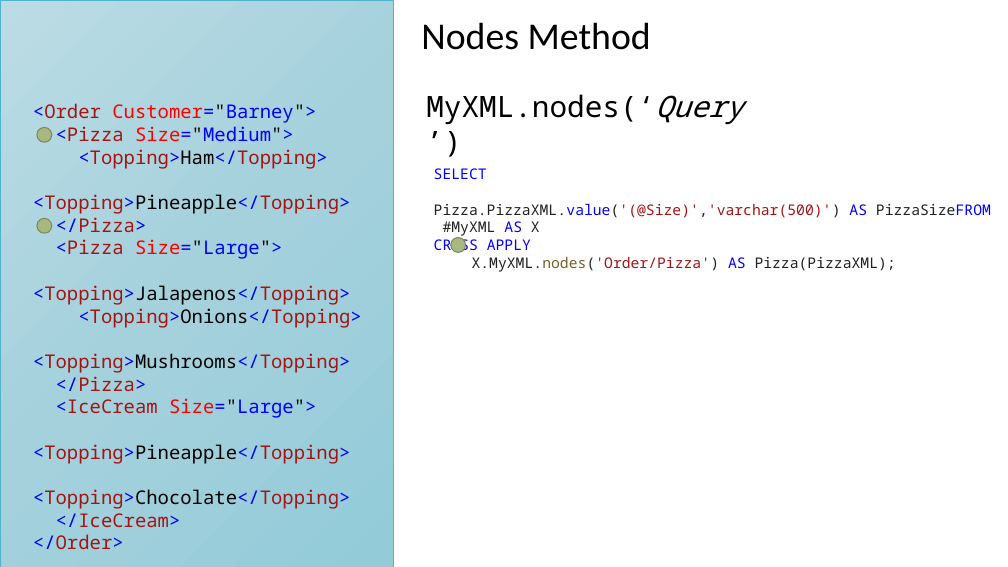
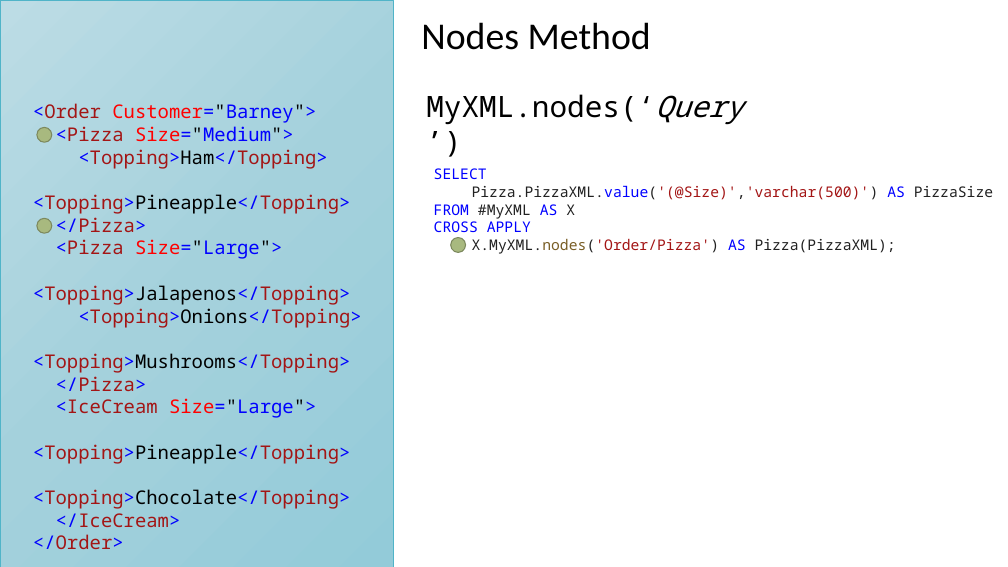
Before and after one commit to BarneyLawrence/XML-Queries-In-SQL-Server, a slide deck: slide 11 of Lightning Talk - An Introduction to Querying XML With T-SQL.pptx (slide 10 before the commit). Drawn at 1008x567 pixels with LibreOffice and Linux fonts; fonts in the diff are those of the drawing. Boxes give left, top, right and bottom in pixels: in the first picture for what was removed or moved away, otherwise in the second. Text is boxed around its words. In the diff, an @@ line names an element or a change of style, - is before the commit and + after.

```diff
--- a/Lightning Talk - An Introduction to Querying XML With T-SQL.pptx
+++ b/Lightning Talk - An Introduction to Querying XML With T-SQL.pptx
@@ text at [434, 185, 993, 219]: text changed @@
-Pizza.PizzaXML.value('(@Size)','varchar(500)') AS PizzaSizeFROM #MyXML AS X
+Pizza.PizzaXML.value('(@Size)','varchar(500)') AS PizzaSize
+FROM #MyXML AS X
```
Also in this commit, not shown: 3 other slides changed, 3 slides added.
